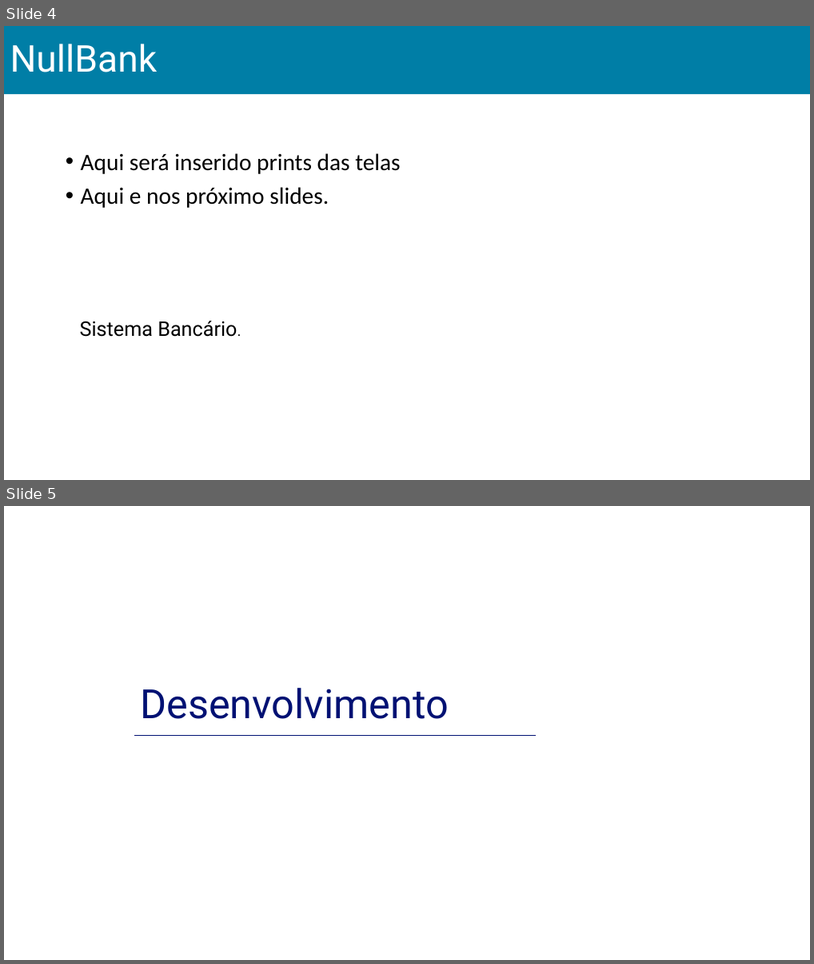
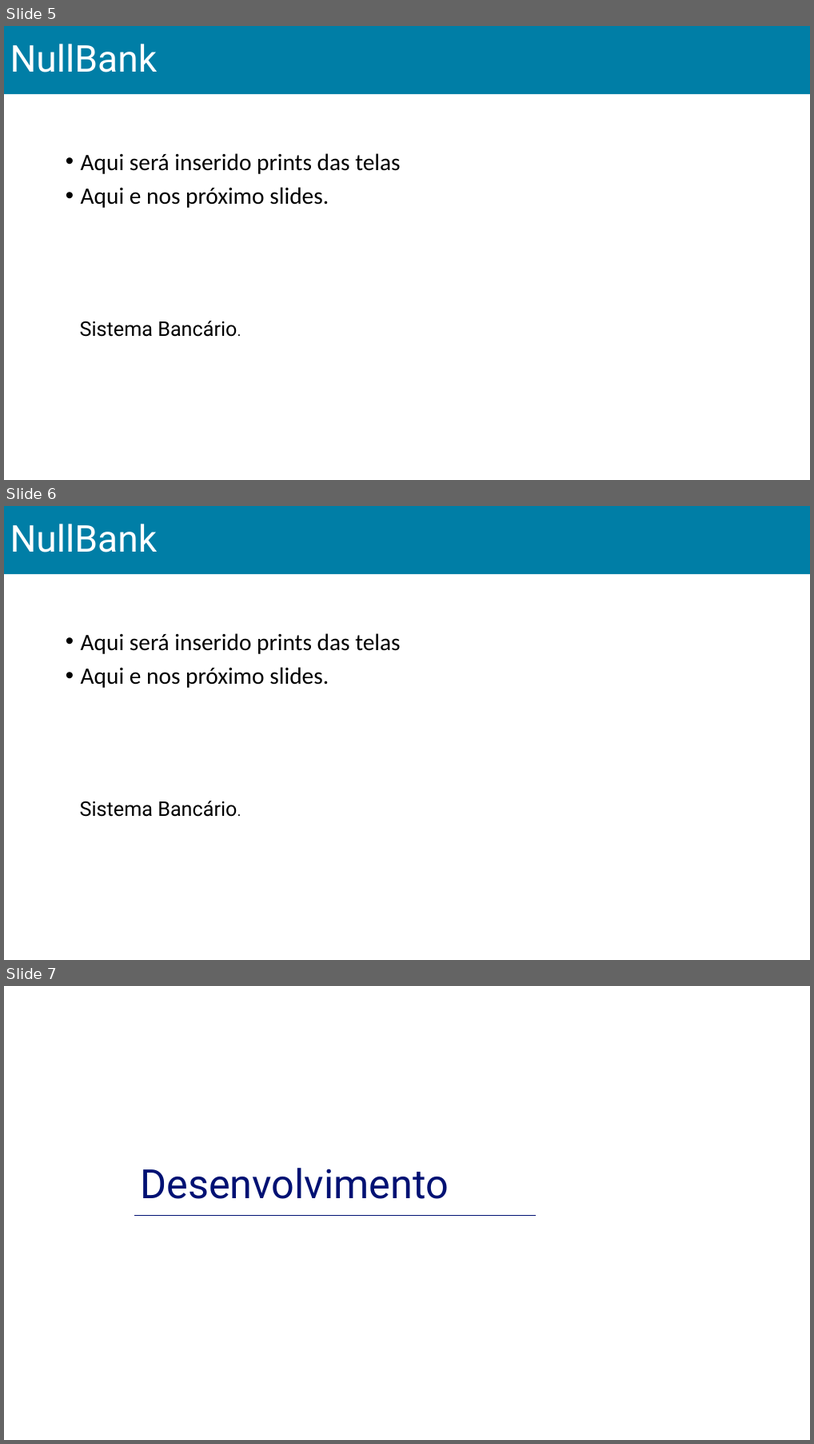
Before and after one commit to thalesrochas/sistema-bancario, a slide deck: Slides/Apresentação_slide.pptx. Shown one above the other, each under a label of ours: slides 4 and 5 before the commit, slides 5, 6 and 7 after it. The pictures are 814x964 and 814x1444 pixels, drawn with LibreOffice and Linux fonts; fonts in the diff are those of the drawing. Boxes give left, top, right and bottom in pixels: in the first picture for what was removed or moved away, otherwise in the second. Text is boxed around its words. In the diff, an @@ line names an element or a change of style, - is before the commit and + after.

```diff
--- a/Slides/Apresentação_slide.pptx
+++ b/Slides/Apresentação_slide.pptx
@@ slide 6 added at <box>4,506,810,960</box>, background #FFFFFF @@
@@ title added at <box>4,506,810,574</box>, fill #007EA6, 44 pt, text #FFFFFF @@
+NullBank
@@ text added at <box>81,633,400,688</box>, 28 pt, text #000000 @@
+• Aqui será inserido prints das telas
+• Aqui e nos próximo slides.
@@ text added at <box>80,800,237,816</box>, 24 pt, text #000000 @@
+Sistema Bancário.
@@ what was slide 4 is now slide 5 @@
@@ what was slide 5 is now slide 7 @@
```
Also in this commit, not shown: 2 slides changed, 1 other slide added.
